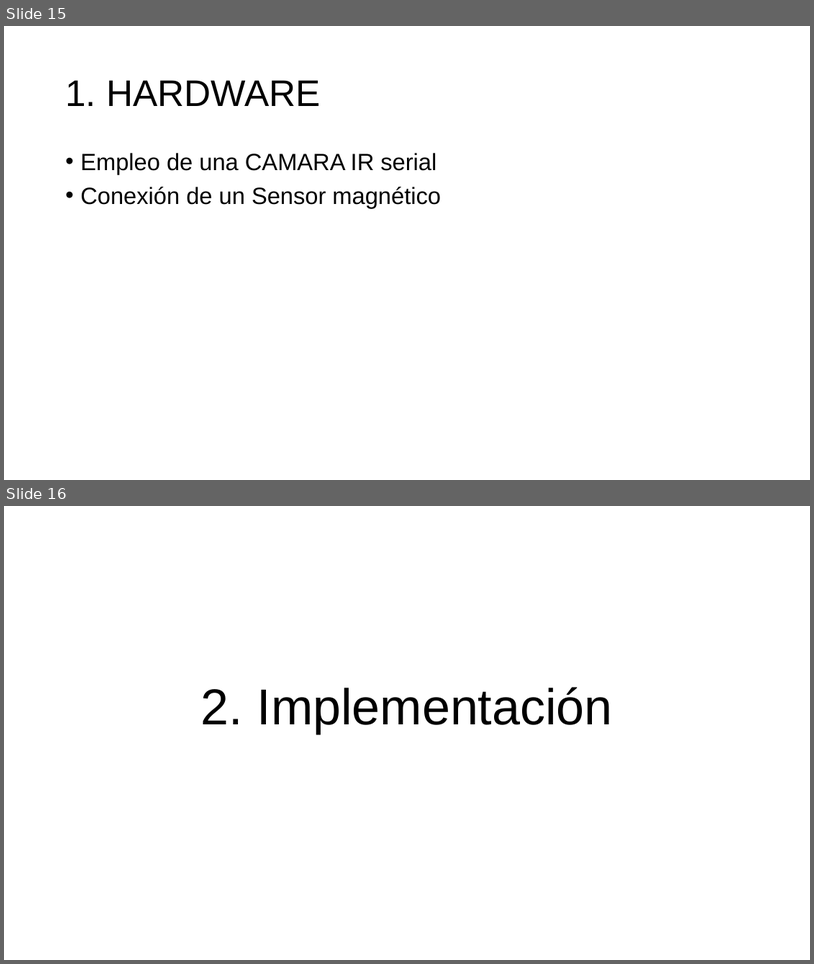
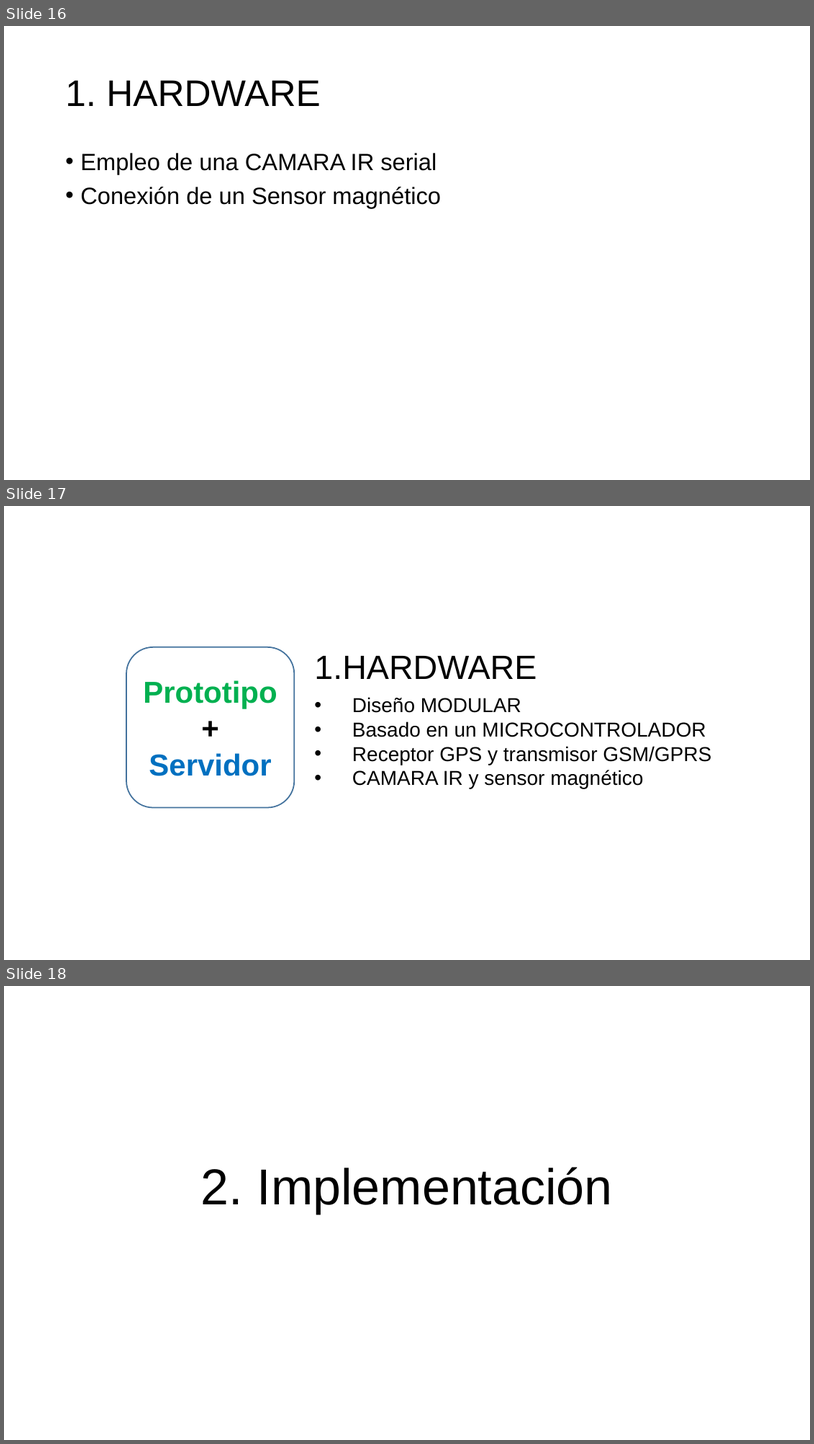
Before and after one commit to aludena18/Tesis, a slide deck: Telelocalización y Captura de Imágenes.pptx. Shown one above the other, each under a label of ours: slides 15 and 16 before the commit, slides 16, 17 and 18 after it. The pictures are 814x964 and 814x1444 pixels, drawn with LibreOffice and Linux fonts; fonts in the diff are those of the drawing. Boxes give left, top, right and bottom in pixels: in the first picture for what was removed or moved away, otherwise in the second. Text is boxed around its words. In the diff, an @@ line names an element or a change of style, - is before the commit and + after.

```diff
--- a/Telelocalización y Captura de Imágenes.pptx
+++ b/Telelocalización y Captura de Imágenes.pptx
@@ slide 17 added at (4, 506, 810, 960), background #FFFFFF @@
@@ rounded rectangle added at (126, 647, 294, 807), outline #43739E 1.5 pt, 36 pt, text #00B050, bold @@
+Prototipo
++
+Servidor
@@ text added at (314, 656, 537, 679), 40 pt, text #000000 @@
+1. HARDWARE
@@ text added at (352, 697, 712, 788), 24 pt, text #000000 @@
+• Diseño MODULAR
+• Basado en un MICROCONTROLADOR
+• Receptor GPS y transmisor GSM/GPRS
+• CAMARA IR y sensor magnético
@@ what was slide 15 is now slide 16 @@
@@ what was slide 16 is now slide 18 @@
```
Also in this commit, not shown: 3 slides changed, 1 other slide added.
